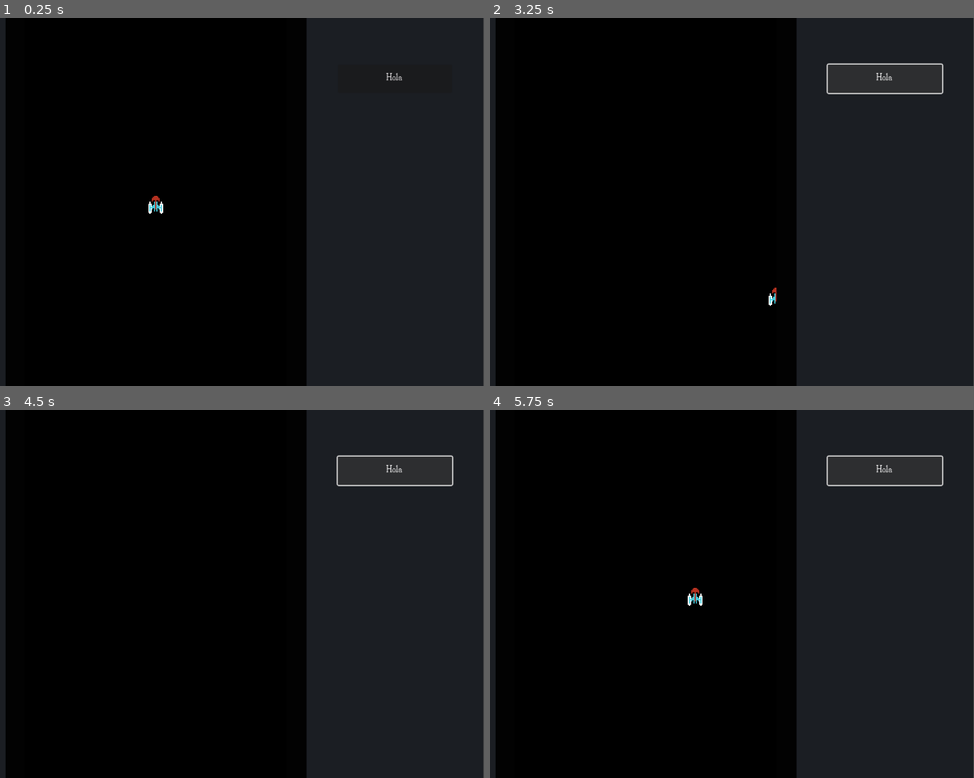
Above: before the commit, frames 1-4 (two rows, left to right).
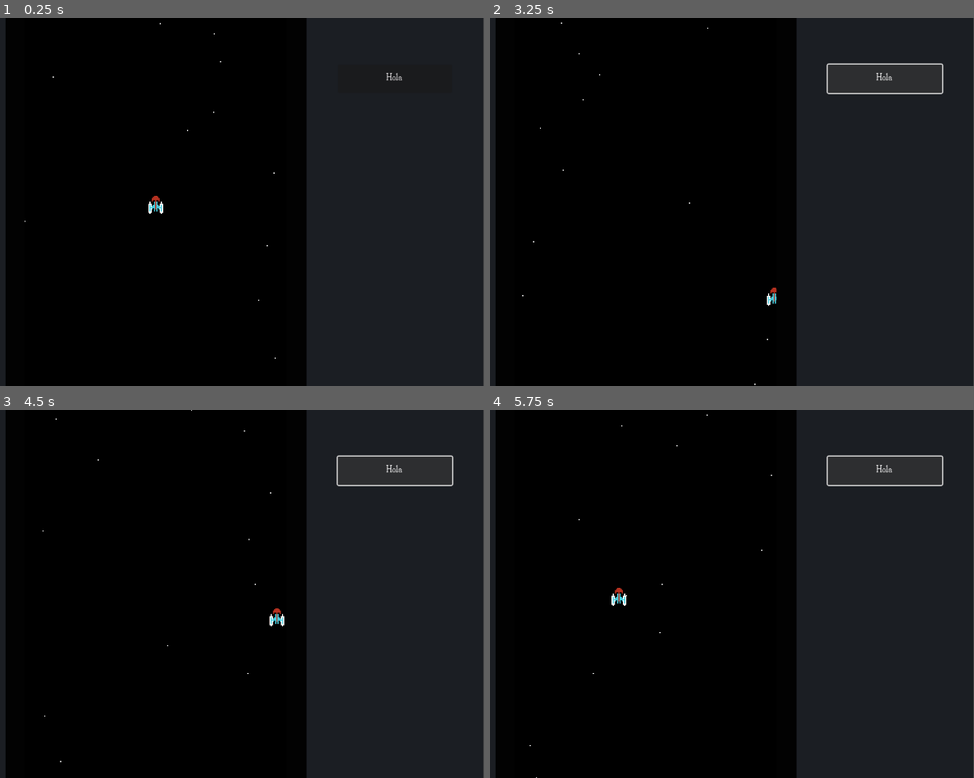
Above: after the commit, the same moments.

Repository: Ironjuan911/Galaxian_remake_code
Game: Godot game, scene res://Scenes/Game/UI.tscn
Same seed, same stepped clock (60 frames per second), same inputs: the game is played once before the commit and once after it.
Inputs:
- Up to frame 1 (0.25 s): no input
- Up to frame 2 (3.25 s): click "Hola" at 0.5 s; tap Enter at 1.25 s; hold Right (ui_right) 1.28-2.03 s; hold Down (ui_down) 2.03-2.78 s; hold Right (ui_right) from 2.78 s (still down)
- Up to frame 3 (4.5 s): release Right (ui_right) at 3.53 s; hold Up (ui_up) 3.53-4.28 s; hold Left (ui_left) from 4.28 s (still down)
- Up to frame 4 (5.75 s): keep holding Left (ui_left)

The runs differ from the first frame. In frame 1, less than 0.1% of the frame differs, in the area x 5-57%, y 1-93%; in frame 2, less than 0.1%; in frame 3, 0.1%; in frame 4, 0.2%, in the area x 8-59%, y 1-100%.

Commit message:
Particulas

Diff:
--- a/Scenes/Characters/Player/player.tscn
+++ b/Scenes/Characters/Player/player.tscn
@@ -28,3 +28,6 @@
 
 [node name="dead" type="Node" parent="States" groups=["dead"]]
 script = ExtResource("6_8kvke")
+
+[node name="CollisionPolygon2D" type="CollisionPolygon2D" parent="."]
+polygon = PackedVector2Array(-6, 8, -4, 8, -3, 7, 3, 7, 4, 8, 6, 8, 7, 7, 7, -2, 6, -4, 4, -4, 4, -6, 1, -9, -1, -9, -4, -6, -4, -4, -6, -4, -7, -2, -7, 7)
--- a/Scenes/World/World.tscn
+++ b/Scenes/World/World.tscn
@@ -1,15 +1,31 @@
-[gd_scene load_steps=4 format=3 uid="uid://d3kwx4vcawv1v"]
+[gd_scene load_steps=8 format=3 uid="uid://d3kwx4vcawv1v"]
 
 [ext_resource type="PackedScene" uid="uid://rgmyvohdjscp" path="res://Scenes/Characters/Player/player.tscn" id="1_pg3h5"]
 [ext_resource type="Script" path="res://Scenes/World/camera.gd" id="2_fs553"]
 
 [sub_resource type="CanvasTexture" id="CanvasTexture_4llfu"]
 
+[sub_resource type="SegmentShape2D" id="SegmentShape2D_sac1x"]
+a = Vector2(-120, -168)
+b = Vector2(120, -168)
+
+[sub_resource type="SegmentShape2D" id="SegmentShape2D_e6sti"]
+a = Vector2(120, 168)
+b = Vector2(-120, 168)
+
+[sub_resource type="SegmentShape2D" id="SegmentShape2D_oh7r5"]
+a = Vector2(-120, -168)
+b = Vector2(-120, 168)
+
+[sub_resource type="SegmentShape2D" id="SegmentShape2D_0mnyr"]
+a = Vector2(120, 160)
+b = Vector2(120, -168)
+
 [node name="World" type="Node2D"]
 
 [node name="Sprite2D" type="Sprite2D" parent="."]
 modulate = Color(0, 0, 0, 1)
-scale = Vector2(400, 600)
+scale = Vector2(231, 325)
 texture = SubResource("CanvasTexture_4llfu")
 
 [node name="Player" parent="." instance=ExtResource("1_pg3h5")]
@@ -18,3 +34,27 @@
 [node name="Camera2D" type="Camera2D" parent="."]
 zoom = Vector2(2, 2)
 script = ExtResource("2_fs553")
+
+[node name="Game_limits" type="StaticBody2D" parent="."]
+
+[node name="Limit_Up" type="CollisionShape2D" parent="Game_limits"]
+shape = SubResource("SegmentShape2D_sac1x")
+
+[node name="Limit_Down" type="CollisionShape2D" parent="Game_limits"]
+shape = SubResource("SegmentShape2D_e6sti")
+
+[node name="Limit_Left" type="CollisionShape2D" parent="Game_limits"]
+shape = SubResource("SegmentShape2D_oh7r5")
+
+[node name="Limit_Right" type="CollisionShape2D" parent="Game_limits"]
+shape = SubResource("SegmentShape2D_0mnyr")
+
+[node name="CPUParticles2D" type="CPUParticles2D" parent="."]
+position = Vector2(0, -200)
+amount = 17
+lifetime = 0.9
+preprocess = 3.0
+randomness = 1.0
+emission_shape = 3
+emission_rect_extents = Vector2(115, 1)
+anim_speed_max = 15.67
--- a/project.godot
+++ b/project.godot
@@ -58,6 +58,10 @@
 ]
 }
 
+[layer_names]
+
+2d_physics/layer_1="Player"
+
 [rendering]
 
 textures/canvas_textures/default_texture_filter=0
